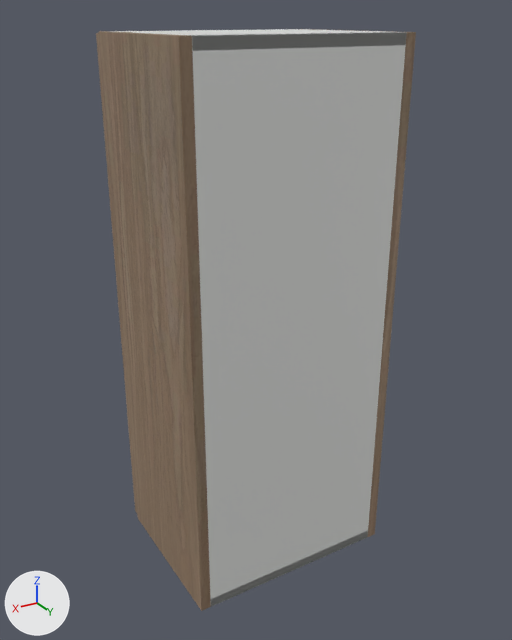
What one commit did to the glTF model storefront/public/cabinet-inventory/models/oppein-pb-mnw-w1536.glb.
Camera for both pictures: a 50 mm lens placed at (0.775, 0.838, 0.937), pointed at (0.186, -0.144, 0.446). The axes (+X, +Y, +Z) are drawn at lower left. The lights are the same throughout. The older version comes first. Where no turn or scale is listed for an object, it has been applied to the vertices.

In view in the first picture: 'Cabinet back', 'Cabinet bottom', 'Cabinet side', 'Cabinet side.001', 'Cabinet top', 'Door'.
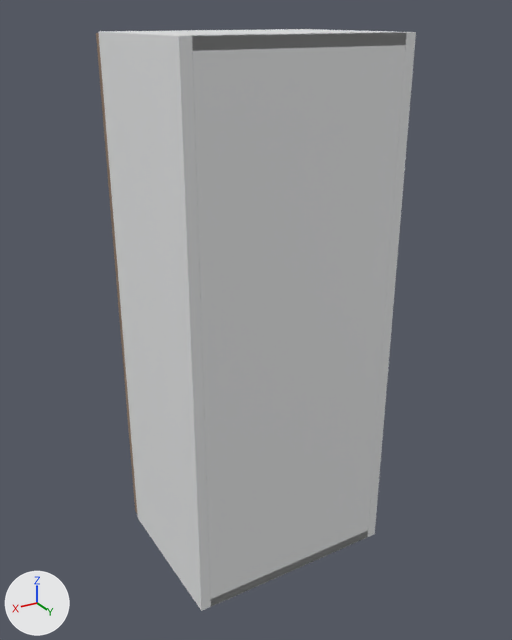
Location of each change, (x1, y1, x2, y2) in pixels of the pictures (512 x 640 px):
'Cabinet side.001', recoloured (brown to white): (98, 31, 211, 611) in both
'Cabinet side', recoloured: (308, 29, 416, 537) in both

Diff of the bpy script that builds the scene:
```diff
--- a/storefront/public/cabinet-inventory/models/oppein-pb-mnw-w1536.glb.py
+++ b/storefront/public/cabinet-inventory/models/oppein-pb-mnw-w1536.glb.py
@@ mat_white_cabinet_carcass @@
+mat_white_cabinet_carcass = principled_material('White cabinet carcass')
+mat_white_cabinet_carcass.base_color = (0.82, 0.83, 0.835)  # white #eaebec
+mat_white_cabinet_carcass.roughness = 0.48
@@ me_cube @@
 me_cube.from_pydata(...)  # 56 vertices, 108 faces; spans x -0.009..0.009, y -0.142..0.142, z -0.457..0.457
-me_cube.materials.append(mat_supplier_finish___natural_wood)  # picture img_oak
+me_cube.materials.append(mat_white_cabinet_carcass)  # white #eaebec
@@ me_cube_001 @@
 me_cube_001.from_pydata(...)  # 56 vertices, 108 faces; spans x -0.009..0.009, y -0.142..0.142, z -0.457..0.457
-me_cube_001.materials.append(mat_supplier_finish___natural_wood)  # picture img_oak
+me_cube_001.materials.append(mat_white_cabinet_carcass)  # white #eaebec
```
